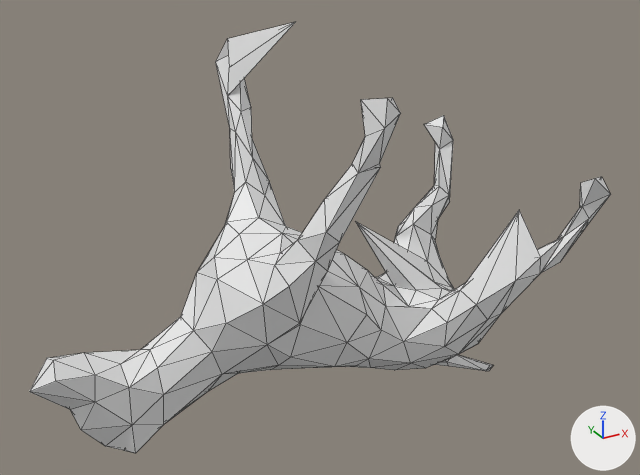
What one commit did to the OBJ model mesh_cnn/datasets/random_pertubations/T582.obj.
Camera for both pictures: a 50 mm lens placed at (-1.063, -1.876, 1.099), pointed at (-0.038, -0.012, 0.167). The lights are fixed; the arrows at lower right show +X, +Y and +Z. Mesh edges are drawn as thin lines. Where no turn or scale is listed for an object, it has been applied to the vertices.

In view in the first picture: 'T582'.
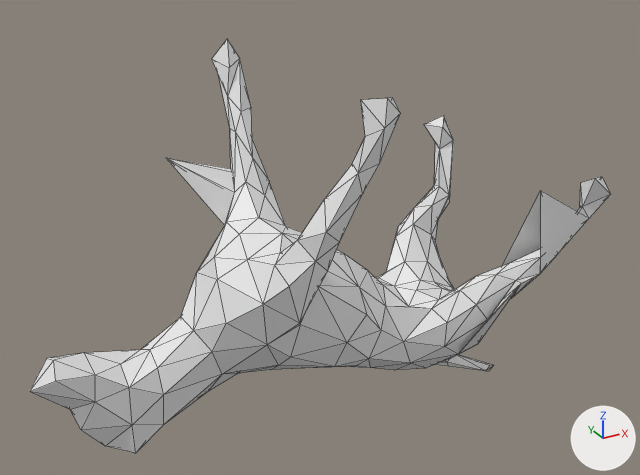
Edits to the bpy script that builds the scene:
```text
Change me_t582:
    where me_t582.from_pydata(...)  # 252 vertices, 500 faces; spans x -0.81..0.74, y -0.33..0.4, z -0.47..0.7
    used by ob_t582; location = (0.0, 0.0, 0.0)
    me_t582 part 1
    me_t582.vertices[25].co: (0.64, -0.2, 0.02) -> (0.52, -0.21, 0.26)  # pixel (560, 262) -> pixel (540, 190)
    me_t582.vertices[30].co: (0.45, -0.19, -0.1) -> (0.24, -0.48, 0.17)  # pixel (501, 313) -> pixel (521, 283)
    me_t582.vertices[41].co: (0.69, -0.23, 0.13) -> (0.52, -0.04, -0.13)  # pixel (585, 227) -> not seen
    me_t582.vertices[78].co: (0.54, -0.12, 0.17) -> (0.41, -0.2, 0.03)  # pixel (519, 209) -> pixel (496, 274)
    me_t582 part 2
    me_t582.vertices[102].co: (0.11, 0.06, 0.16) -> (0.29, -0.01, -0.04)  # pixel (355, 221) -> pixel (420, 280)
    me_t582.vertices[103].co: (0.04, 0.12, -0.13) -> (0.2, -0.09, -0.25)
    me_t582.vertices[192].co: (-0.15, 0.14, 0.22) -> (-0.37, 0.19, 0.38)  # not seen -> pixel (165, 157)
    me_t582 part 3
    me_t582.vertices[216].co: (0.0, -0.23, 0.42) -> (-0.07, -0.27, 0.38)  # pixel (380, 167) -> pixel (362, 193)
    me_t582 part 4
    me_t582.vertices[243].co: (-0.02, 0.14, 0.7) -> (-0.18, 0.33, 0.59)  # pixel (295, 21) -> pixel (211, 58)
```

Boxes (x1, y1, x2, y2) around the edits, measured in the pictures (640 x 475 px; the box of a moved part takes in the faces that stretch with it):
'T582', reshaped: before (29, 22, 611, 453); after (29, 39, 611, 453)
part 1 of me_t582, moved or reshaped: before (459, 197, 609, 354); after (459, 190, 589, 354)
part 2 of me_t582, moved or reshaped: before (356, 222, 441, 290); after (166, 158, 441, 290)
part 3 of me_t582, moved or reshaped: before (327, 164, 381, 242); after (327, 164, 379, 242)
part 4 of me_t582, moved or reshaped: before (216, 22, 295, 96); after (212, 40, 229, 96)
